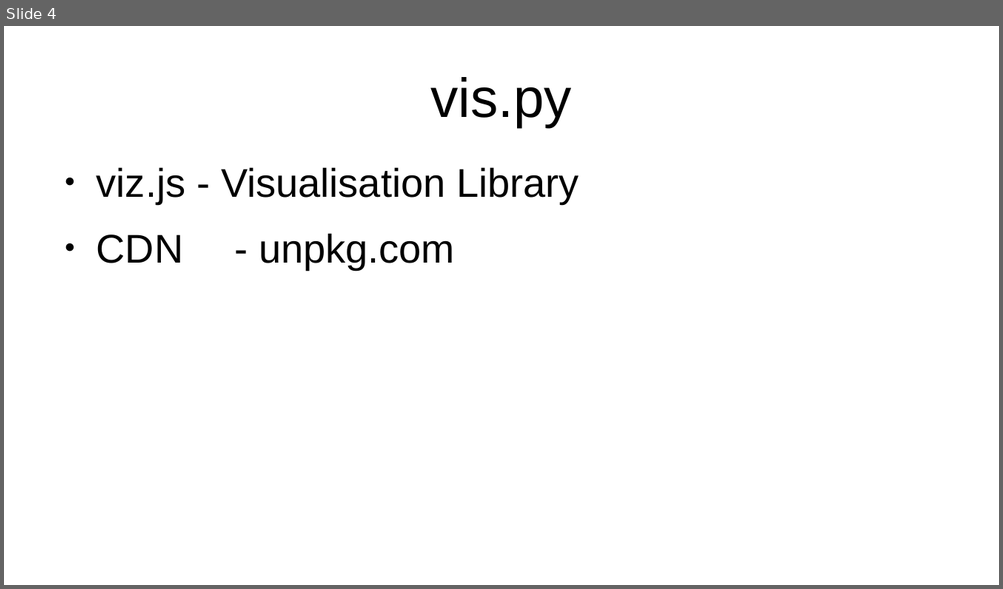
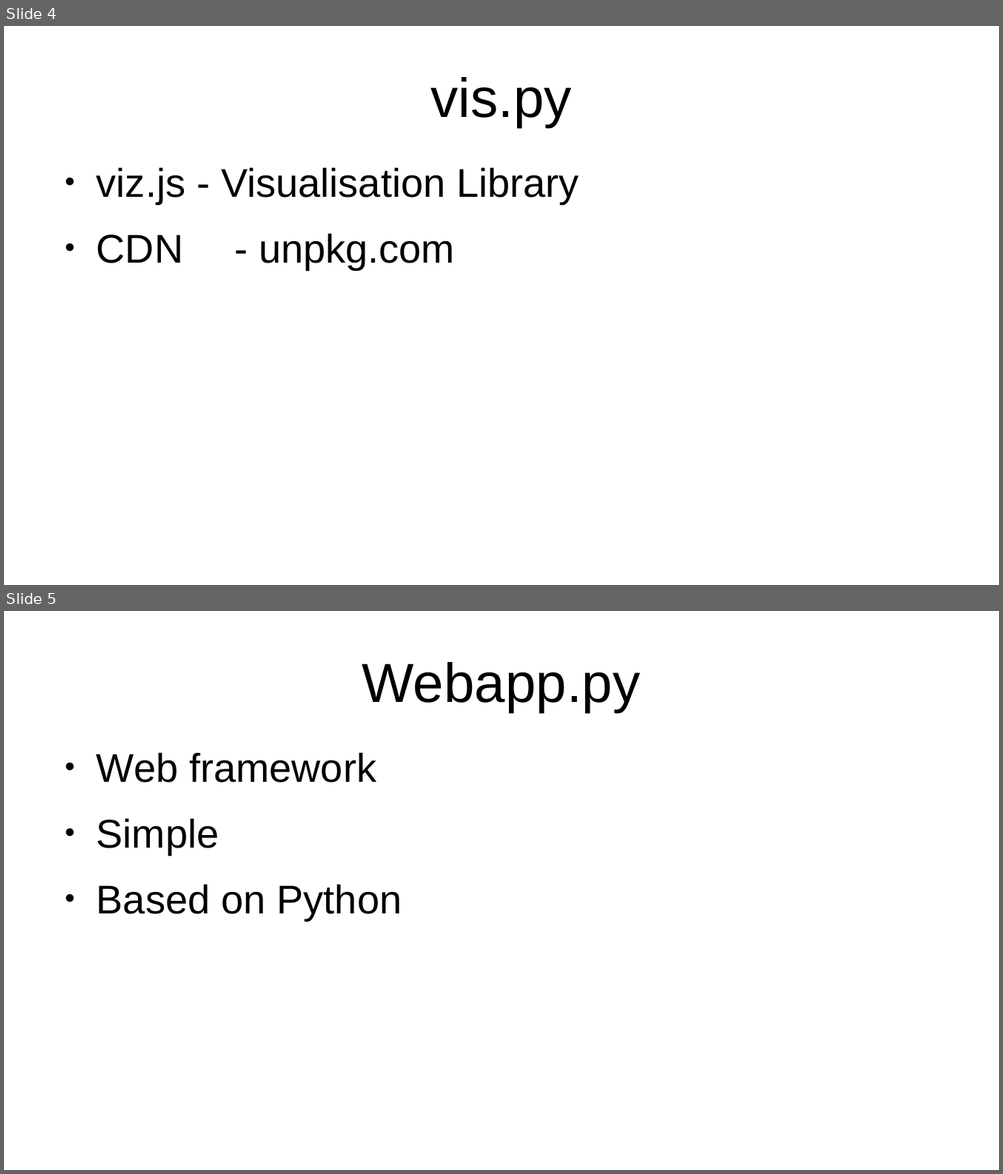
Before and after one commit to GovindR-19/SentenceParse, a slide deck: Presentation.odp. Shown one above the other, each under a label of ours: slide 4 before the commit, slides 4 and 5 after it. The pictures are 1003x589 and 1003x1174 pixels, drawn with LibreOffice and Linux fonts; fonts in the diff are those of the drawing. Boxes give left, top, right and bottom in pixels: in the first picture for what was removed or moved away, otherwise in the second. Text is boxed around its words. In the diff, an @@ line names an element or a change of style, - is before the commit and + after.

```diff
--- a/Presentation.odp
+++ b/Presentation.odp
@@ slide 5 added at box(4, 611, 999, 1170), background #FFFFFF @@
@@ title added at box(362, 662, 640, 712), 44 pt, text #000000 @@
+Webapp.py
@@ text added at box(96, 752, 402, 920), 32 pt, text #000000 @@
+● Web framework
+● Simple
+● Based on Python
```
Also in this commit, not shown: 1 slide changed, 1 other file.
